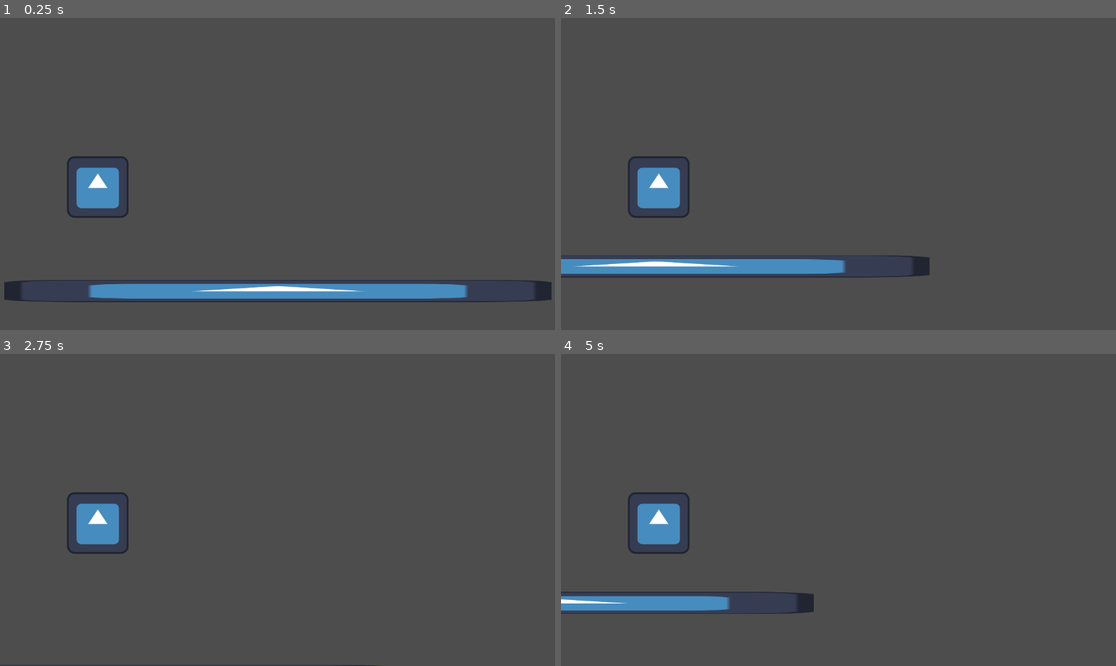
Above: before the commit, frames 1-4 (two rows, left to right).
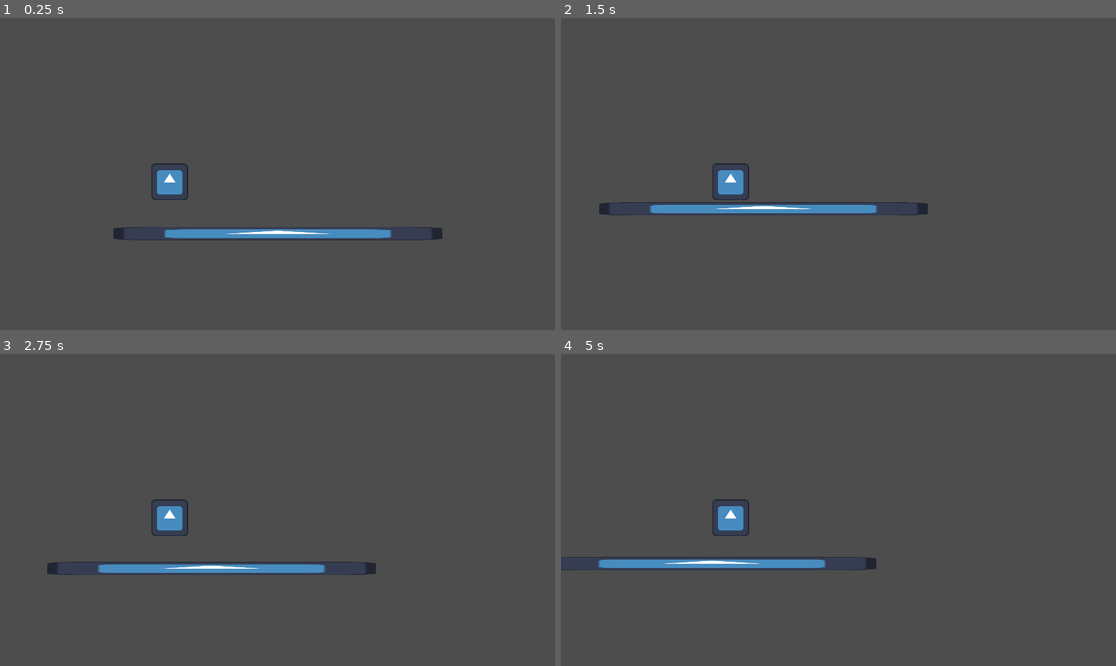
Above: after the commit, the same moments.

Repository: GiFlorin/backpacker-craze
Game: Godot game, scene res://Assets/Features/Destinations/dp_1.tscn
Same seed, same stepped clock (60 frames per second), same inputs: the game is played once before the commit and once after it. Before the commit the project starts from res://Assets/Features/Destinations/d_1.tscn. The engine's default icon, where the game draws it, is replaced by a stand-in: a white triangle on a blue panel in a dark square.
Inputs:
- Up to frame 1 (0.25 s): no input
- Up to frame 2 (1.5 s): hold Up (Up) 0.53-1.28 s; hold D (Right) from 0.53 s (still down); tap Up (Up) at 1.35 s
- Up to frame 3 (2.75 s): tap Up (Up) at 1.52, 1.82 s; release D (Right) at 2.03 s; hold A (Left) from 2.03 s (still down); hold Up (Up) from 2.03 s (still down)
- Up to frame 4 (5 s): release A (Left) at 2.78 s; release Up (Up) at 2.78 s; hold D (Right) 2.78-4.28 s; tap Up (Up) at 2.85, 3.02, 3.32, 4.35, 4.52, 4.82 s; hold Up (Up) 3.53-4.28 s; hold A (Left) from 4.28 s (still down)

The runs differ from the first frame. In frame 1, 7.6% of the frame differs, in the area x 0-100%, y 44-92%; in frame 2, 6.0%; in frame 3, 3.4%; in frame 4, 5.2%.

Commit message:
better platform movement

Diff:
--- a/Assets/Features/Destinations/d_1.tscn
+++ b/Assets/Features/Destinations/dp_1.tscn
@@ -1,14 +1,14 @@
 [gd_scene load_steps=4 format=3 uid="uid://bne0yuwbpv2gt"]
 
-[ext_resource type="Texture2D" uid="uid://7q8nimwtc8d4" path="res://Assets/Shared/icon.svg" id="1_fb0bs"]
-[ext_resource type="PackedScene" uid="uid://s01ajdvhap3c" path="res://Assets/Features/Player/player.tscn" id="2_ad6ky"]
+[ext_resource type="PackedScene" uid="uid://s01ajdvhap3c" path="res://Assets/Features/Player/Platformer/player_platformer.tscn" id="1_6ygkn"]
+[ext_resource type="Texture2D" uid="uid://7q8nimwtc8d4" path="res://Assets/Shared/icon.svg" id="2_47jgu"]
 
 [sub_resource type="RectangleShape2D" id="RectangleShape2D_fb0bs"]
 size = Vector2(123, 124)
 
 [node name="d_1" type="Node2D"]
 
-[node name="Player" parent="." instance=ExtResource("2_ad6ky")]
+[node name="Player" parent="." instance=ExtResource("1_6ygkn")]
 position = Vector2(-371, 25)
 
 [node name="Camera2D" type="Camera2D" parent="Player"]
--- /dev/null
+++ b/Assets/Features/Player/Platformer/player_platformer.gd
@@ -0,0 +1,71 @@
+extends CharacterBody2D
+
+@onready var coyote_timer: Timer = $CoyoteTimer
+@onready var jump_buffer_timer: Timer = $JumpBufferTimer
+
+var coyote_timer_activated: bool = false
+var ledge_hop_used: bool = false
+var is_jumping: bool = false
+
+# vertical movement
+const jump_height: float = -630.0
+var gravity : float = 20
+const max_gravity:float = 40
+
+# horizontal movement
+const max_speed: float = 280
+const acceleration: float = 28
+const friction: float = 5
+
+func _physics_process(delta: float) -> void:
+	var x_input: float = Input.get_action_strength("Right") - Input.get_action_strength("Left")
+	var velocity_weight: float = delta * (acceleration if x_input else friction)
+	velocity.x = lerp(velocity.x, x_input * max_speed, velocity_weight)
+
+	if is_on_floor():
+		if velocity.y >= 0:
+			is_jumping = false
+			coyote_timer_activated = false
+			ledge_hop_used = false
+			gravity = lerp(gravity, 12.0, 12.0 * delta)
+	else:
+		if coyote_timer.is_stopped() and !coyote_timer_activated:
+			coyote_timer.start()
+			coyote_timer_activated = true # ja foi usado
+
+		gravity = lerp(gravity, max_gravity, 12.0 * delta)
+
+	if Input.is_action_just_pressed("Up"):
+		if jump_buffer_timer.is_stopped():
+			jump_buffer_timer.start()
+
+	if !jump_buffer_timer.is_stopped() and !is_jumping and (!coyote_timer.is_stopped() or is_on_floor()):
+		velocity.y = jump_height
+		is_jumping = true
+		jump_buffer_timer.stop()
+		coyote_timer.stop()
+		coyote_timer_activated = true
+
+	if is_jumping and velocity.y < 0 and !Input.is_action_pressed("Up"):
+		velocity.y += 100
+		print(velocity.y)
+
+	if velocity.y < jump_height/2.0:
+		var head_collision: Array = [$LeftHeadNudge.is_colliding(), $LeftHeadNudge2.is_colliding(), $RightHeadNudge.is_colliding(), $RightHeadNudge2.is_colliding()]
+		if head_collision.count(true) == 1: # if only one head nudge is hitting the ceiling
+			if head_collision[0]:
+				global_position.x += 1.75 #
+			if head_collision[2]:
+				global_position.x -= 1.75 #
+
+	if !ledge_hop_used and velocity.y > -60 and velocity.y < -10 and abs(velocity.x) > 6:
+		if $Left_LedgeHop.is_colliding() and !$Left_LedgeHop2.is_colliding() and velocity.x < 0:
+			velocity.y += jump_height/3.25
+			ledge_hop_used = true
+		if $Right_LedgeHop.is_colliding() and !$Right_LedgeHop2.is_colliding() and velocity.x > 0:
+			velocity.y += jump_height/3.25
+			ledge_hop_used = true
+
+	velocity.y += gravity
+
+	move_and_slide()
--- /dev/null
+++ b/Assets/Features/Player/Platformer/player_platformer.tscn
@@ -0,0 +1,65 @@
+[gd_scene load_steps=4 format=3 uid="uid://s01ajdvhap3c"]
+
+[ext_resource type="Texture2D" uid="uid://7q8nimwtc8d4" path="res://Assets/Shared/icon.svg" id="1_0at7l"]
+[ext_resource type="Script" uid="uid://b0jfloljdo804" path="res://Assets/Features/Player/Platformer/player_platformer.gd" id="1_0ox2i"]
+
+[sub_resource type="RectangleShape2D" id="RectangleShape2D_0ox2i"]
+size = Vector2(127, 124)
+
+[node name="Player" type="CharacterBody2D"]
+script = ExtResource("1_0ox2i")
+
+[node name="Sprite" type="Sprite2D" parent="."]
+position = Vector2(-5, 6)
+texture = ExtResource("1_0at7l")
+offset = Vector2(3, -4)
+
+[node name="CollisionShape2D" type="CollisionShape2D" parent="."]
+position = Vector2(-1, 2)
+shape = SubResource("RectangleShape2D_0ox2i")
+
+[node name="CoyoteTimer" type="Timer" parent="."]
+wait_time = 0.1
+one_shot = true
+
+[node name="JumpBufferTimer" type="Timer" parent="."]
+
+[node name="LeftHeadNudge" type="RayCast2D" parent="."]
+position = Vector2(-64, -60)
+scale = Vector2(1.0020112, 1)
+target_position = Vector2(0, -5)
+hit_from_inside = true
+
+[node name="LeftHeadNudge2" type="RayCast2D" parent="."]
+position = Vector2(-60, -60)
+scale = Vector2(1.0020112, 1)
+target_position = Vector2(0, -5)
+hit_from_inside = true
+
+[node name="RightHeadNudge" type="RayCast2D" parent="."]
+position = Vector2(60, -60)
+scale = Vector2(1.0020112, 1)
+target_position = Vector2(0, -5)
+hit_from_inside = true
+
+[node name="RightHeadNudge2" type="RayCast2D" parent="."]
+position = Vector2(54, -60)
+scale = Vector2(1.0020112, 1)
+target_position = Vector2(0, -5)
+hit_from_inside = true
+
+[node name="Right_LedgeHop" type="RayCast2D" parent="."]
+position = Vector2(62, 60)
+target_position = Vector2(6, 0)
+
+[node name="Right_LedgeHop2" type="RayCast2D" parent="."]
+position = Vector2(62, 45)
+target_position = Vector2(6, 0)
+
+[node name="Left_LedgeHop" type="RayCast2D" parent="."]
+position = Vector2(-64, 60)
+target_position = Vector2(-6, 0)
+
+[node name="Left_LedgeHop2" type="RayCast2D" parent="."]
+position = Vector2(-64, 45)
+target_position = Vector2(-6, 0)
--- a/Assets/Features/Player/player.gd
+++ /dev/null
@@ -1,23 +0,0 @@
-extends CharacterBody2D
-
-const SPEED = 400.0
-const JUMP_VELOCITY = -400.0
-
-func _physics_process(delta: float) -> void:
-	# Add the gravity.
-	if not is_on_floor():
-		velocity += get_gravity() * delta
-
-	# Handle jump.
-	if Input.is_action_just_pressed("Up") and is_on_floor():
-		velocity.y = JUMP_VELOCITY
-
-	# Get the input direction and handle the movement/deceleration.
-	# As good practice, you should replace UI actions with custom gameplay actions.
-	var direction := Input.get_axis("Left", "Right")
-	if direction:
-		velocity.x = direction * SPEED
-	else:
-		velocity.x = move_toward(velocity.x, 0, SPEED)
-
-	move_and_slide()
--- a/Assets/Features/Player/player.tscn
+++ /dev/null
@@ -1,19 +0,0 @@
-[gd_scene load_steps=4 format=3 uid="uid://s01ajdvhap3c"]
-
-[ext_resource type="Texture2D" uid="uid://7q8nimwtc8d4" path="res://Assets/Shared/icon.svg" id="1_0at7l"]
-[ext_resource type="Script" uid="uid://b0jfloljdo804" path="res://Assets/Features/Player/player.gd" id="1_0ox2i"]
-
-[sub_resource type="RectangleShape2D" id="RectangleShape2D_0ox2i"]
-size = Vector2(127, 124)
-
-[node name="Player" type="CharacterBody2D"]
-script = ExtResource("1_0ox2i")
-
-[node name="Sprite" type="Sprite2D" parent="."]
-position = Vector2(-5, 6)
-texture = ExtResource("1_0at7l")
-offset = Vector2(3, -4)
-
-[node name="CollisionShape2D" type="CollisionShape2D" parent="."]
-position = Vector2(-1, 2)
-shape = SubResource("RectangleShape2D_0ox2i")
--- a/project.godot
+++ b/project.godot
@@ -14,6 +14,11 @@
 run/main_scene="uid://bne0yuwbpv2gt"
 config/features=PackedStringArray("4.5", "GL Compatibility")
 config/icon="res://Assets/Shared/icon.svg"
+
+[display]
+
+window/size/viewport_width=1920
+window/size/viewport_height=1080
 
 [file_customization]
 
Not shown: 1 places in Assets/Features/Destinations/dp_1.tscn that only renumber resources
Renamed: Assets/Features/Player/player.gd.uid -> Assets/Features/Player/Platformer/player_platformer.gd.uid
